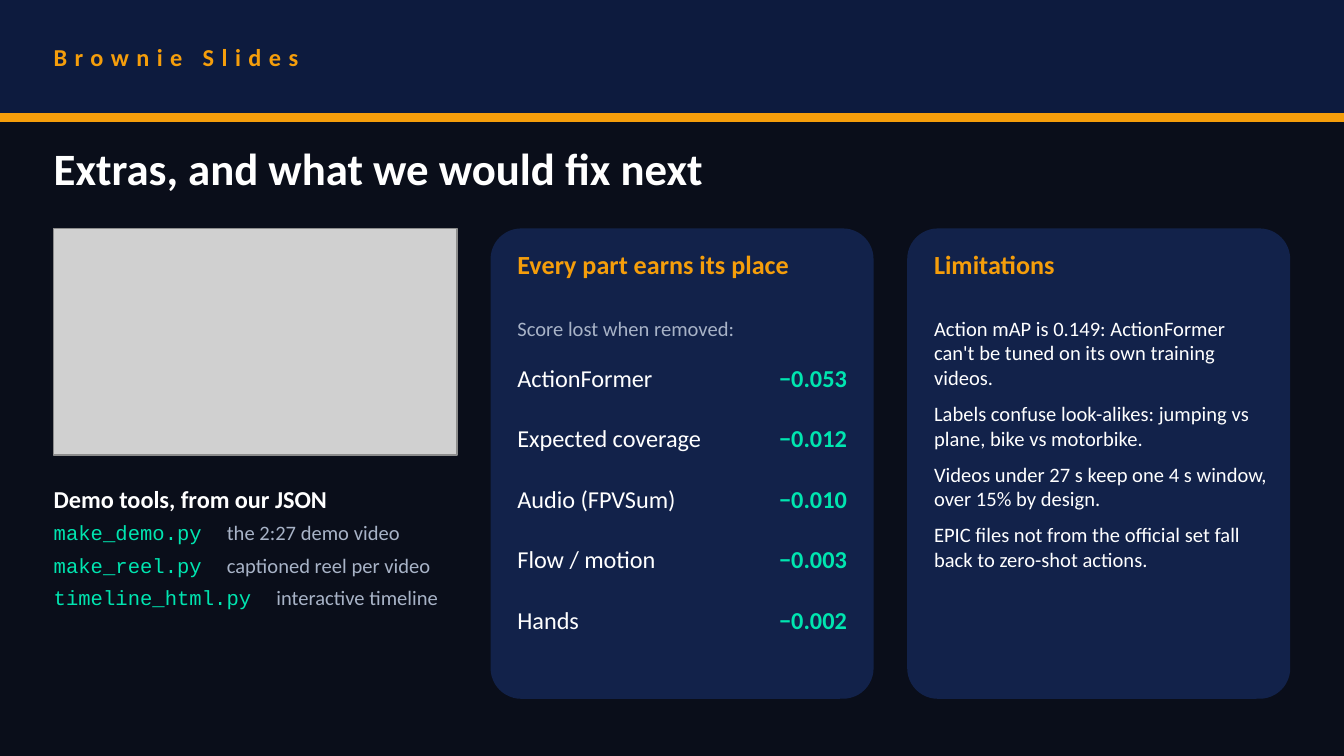
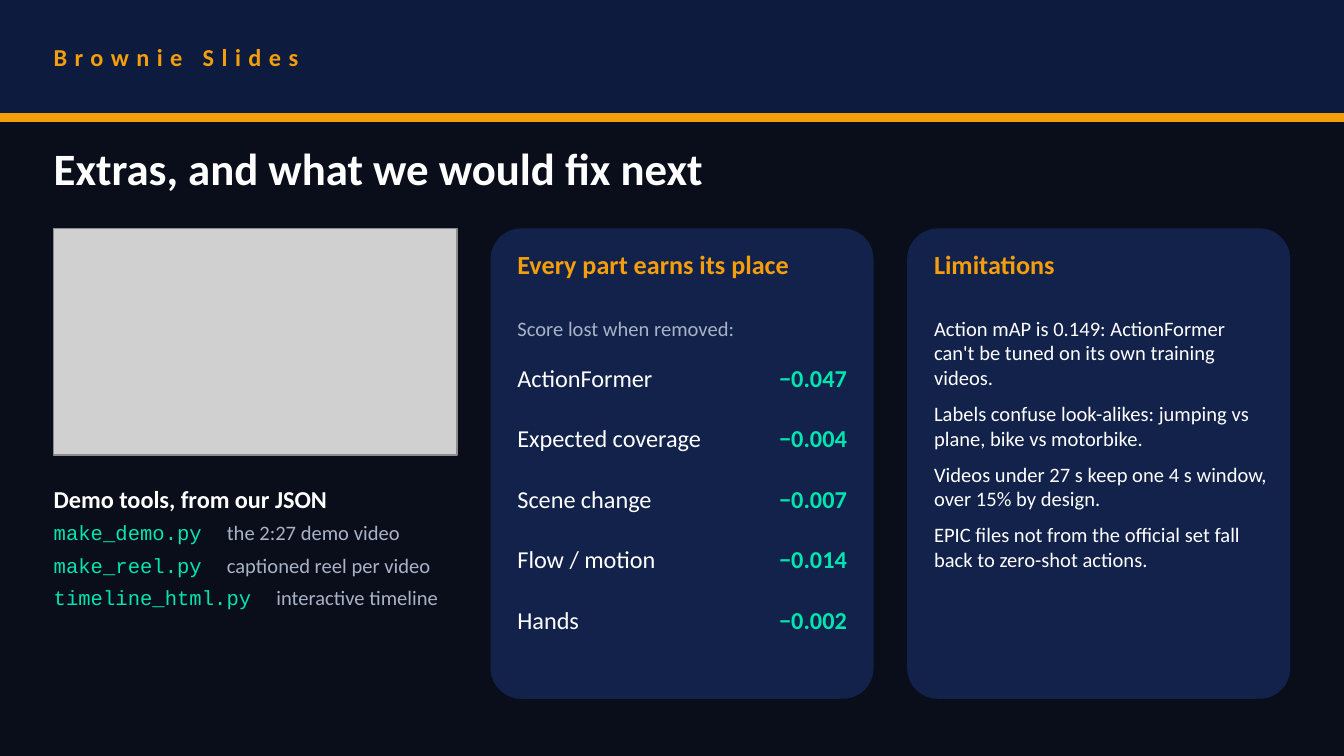
Before and after one commit to prakartii/samsung-xr-hackathon, a slide deck: slide 8 of docs/VITVellore_Nexus.pptx. Drawn at 1344x756 pixels with LibreOffice and Linux fonts; fonts in the diff are those of the drawing; grey boxes stand for pictures. Boxes give left, top, right and bottom in pixels: in the first picture for what was removed or moved away, otherwise in the second. Text is boxed around its words. In the diff, an @@ line names an element or a change of style, - is before the commit and + after.

```diff
--- a/docs/VITVellore_Nexus.pptx
+++ b/docs/VITVellore_Nexus.pptx
@@ text at bbox=[779, 371, 847, 387]: text changed @@
-−0.053
+−0.047
@@ text at bbox=[779, 431, 847, 447]: text changed @@
-−0.012
+−0.004
@@ text at bbox=[517, 491, 652, 512]: text changed @@
-Audio (FPVSum)
+Scene change
@@ text at bbox=[779, 492, 847, 508]: text changed @@
-−0.010
+−0.007
@@ text at bbox=[779, 552, 847, 568]: text changed @@
-−0.003
+−0.014
```
Also in this commit, not shown: 2 other slides changed, 8 other files.
